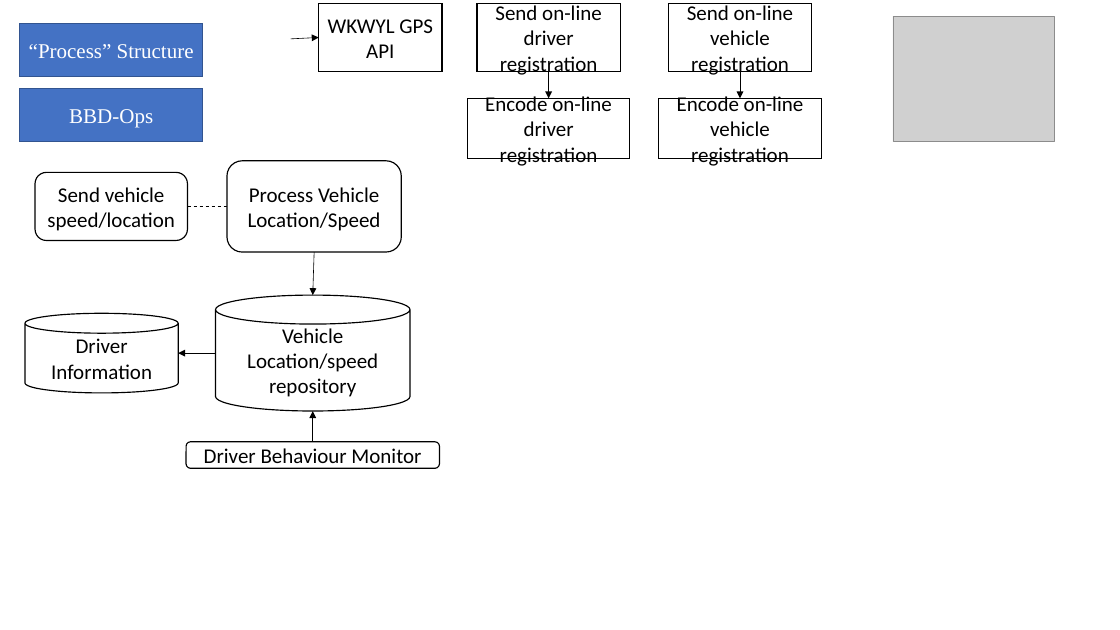
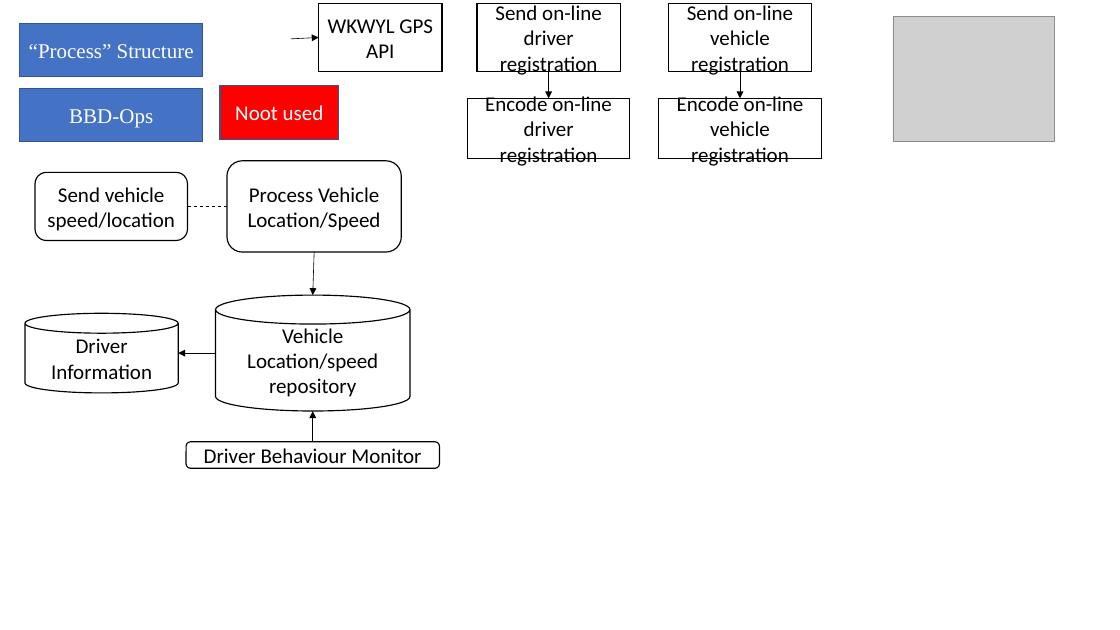
Before and after one commit to st970703/Software_Architecture_Report, a slide deck: slide 13 of Big Brother Driver Diagrams.pptx (slide 5 before the commit). Drawn at 1120x630 pixels with LibreOffice and Linux fonts; fonts in the diff are those of the drawing; grey boxes stand for pictures. Boxes give left, top, right and bottom in pixels: in the first picture for what was removed or moved away, otherwise in the second. Text is boxed around its words. In the diff, an @@ line names an element or a change of style, - is before the commit and + after.

```diff
--- a/Big Brother Driver Diagrams.pptx
+++ b/Big Brother Driver Diagrams.pptx
@@ rectangle added at (x1=220, y1=85, x2=339, y2=139), fill #FF0000, outline #325491 1 pt, 18 pt, text #FFFFFF @@
+Noot used
```
Also in this commit, not shown: 5 other slides changed, 7 slides added, 1 other file.
